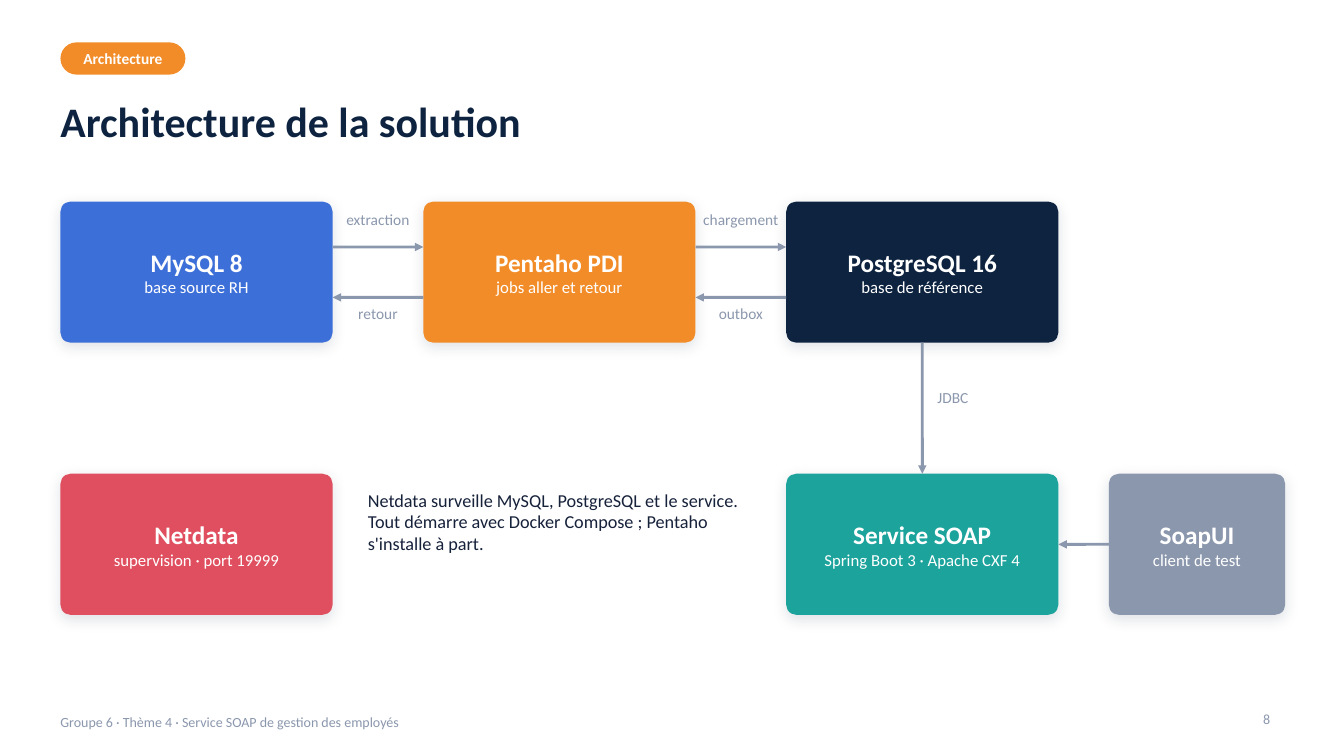
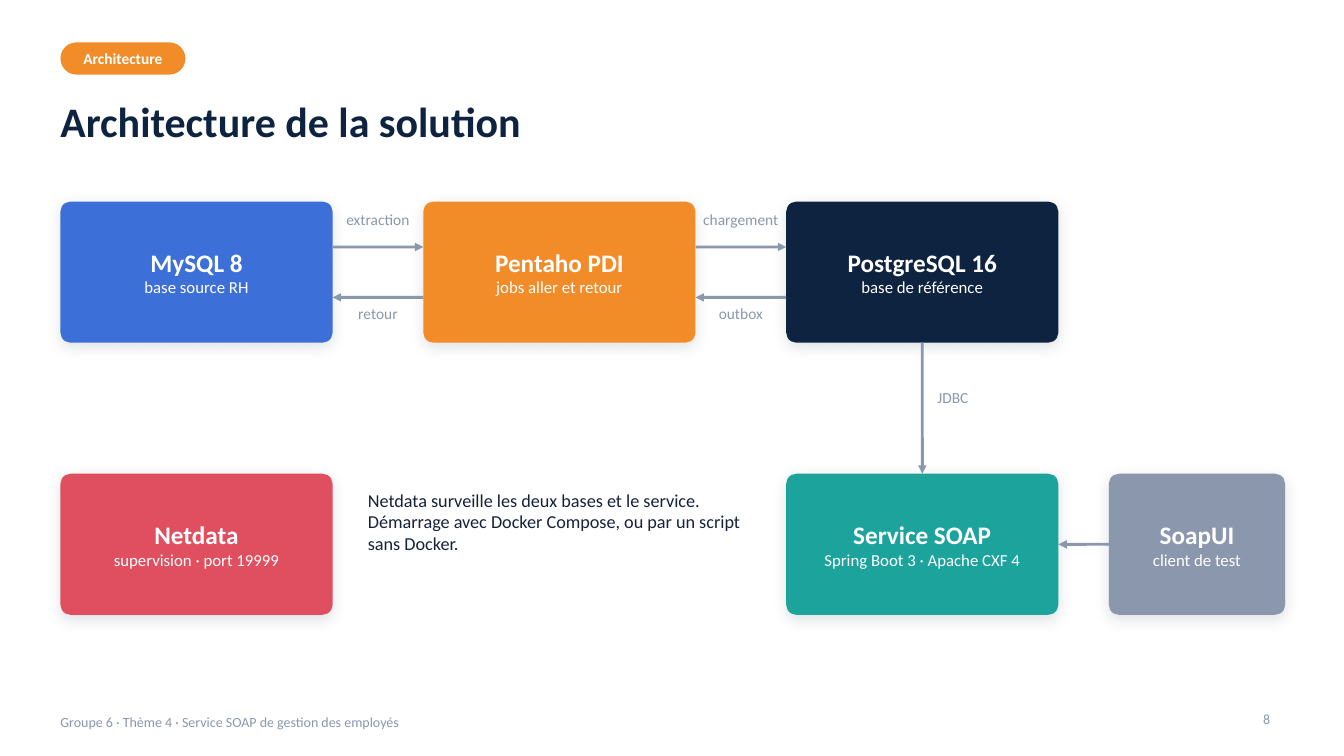
Before and after one commit to malickabdoul/employee-soap-servic, a slide deck: slide 8 of presentation/presentation-theme4-groupe6.pptx. Drawn at 1344x756 pixels with LibreOffice and Linux fonts; fonts in the diff are those of the drawing; background and template pictures are left out. Boxes give left, top, right and bottom in pixels: in the first picture for what was removed or moved away, otherwise in the second. Text is boxed around its words. In the diff, an @@ line names an element or a change of style, - is before the commit and + after.

Commit message:
Page de démonstration et présentation complétée
- service : page http://localhost:8080/ qui appelle les 3 opérations SOAP
  (cas normaux et erreurs) et affiche les réponses en clair, avec le XML
  échangé et l'état de la chaîne ; test JUnit associé (16/16)
- présentation : 4 diapositives ajoutées (job dans Spoon, service en ligne,
  installation reproductible, page de démonstration), chiffres et textes
  mis à jour (16/16 JUnit, installation sans Docker)

```diff
--- a/presentation/presentation-theme4-groupe6.pptx
+++ b/presentation/presentation-theme4-groupe6.pptx
@@ text at (368,494,740,550): text changed @@
-Netdata surveille MySQL, PostgreSQL et le service. Tout démarre avec Docker Compose ; Pentaho s'installe à part.
+Netdata surveille les deux bases et le service. Démarrage avec Docker Compose, ou par un script sans Docker.
```
Also in this commit, not shown: 3 other slides changed, 4 slides added, 3 other files.
